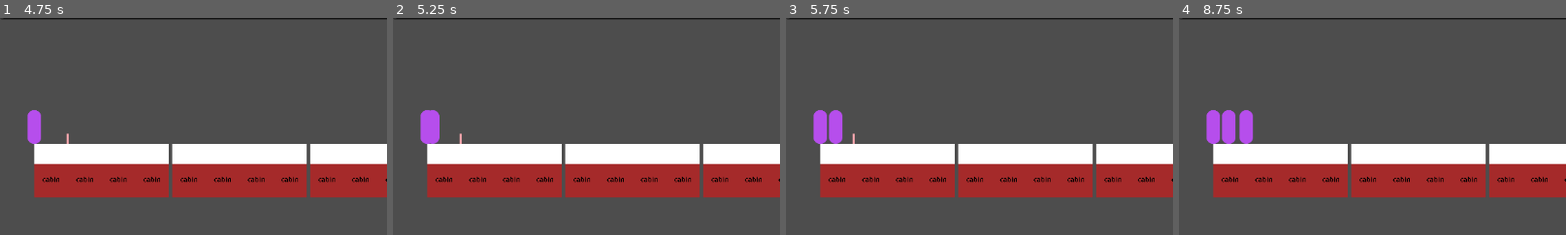
Above: before the commit, frames 1-4 (left to right).
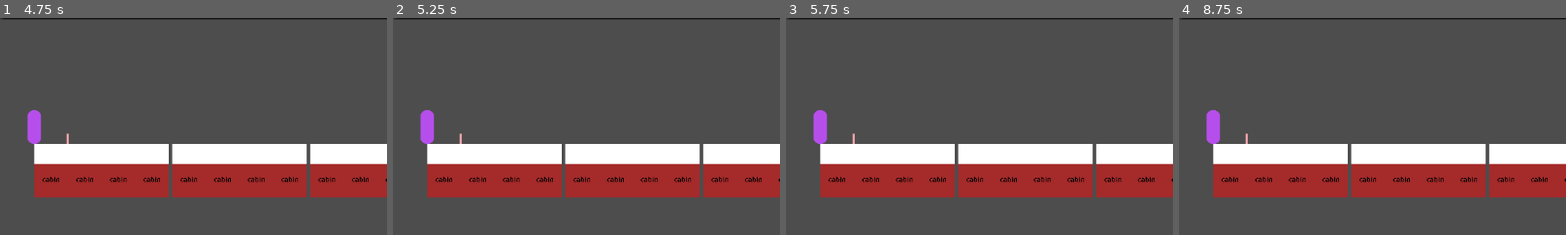
Above: after the commit, the same moments.

Repository: Sphinx111/ed_and_morgs_train_builder
Game: Godot game, scene res://Scenes/traincar.tscn
Two runs of this game, one before a commit and one after it. Both use one fixed random seed, a clock stepped at 60 frames per second and the inputs below.
Inputs (mouse positions are % of the whole screen's width and height, from its top left):
- Up to frame 1 (4.75 s): click (42, 11) at 0.52 s; type "12" at 0.6 s; click "Give Order" at 1.25 s; click "Tick" at 2 s; click "Pass++" at 2.75 s; click "Give Order" at 3.5 s; click "Tick" at 4.25 s
- Up to frame 2 (5.25 s): click "Pass++" at 5 s
- Up to frame 3 (5.75 s): no input
- Up to frame 4 (8.75 s): click "Give Order" at 5.75 s; click "Tick" at 6.5 s; click "Pass++" at 7.25 s; tap Enter at 8 s
The pictures show only the part of the screen within x 0-50%, y 13-63%; the shares and areas given below are measured in that part.

Frame 1 is identical in both runs. In frame 2, 0.2% of the frame differs, in the area x 9-13%, y 42-59%; in frame 3, 0.5%; in frame 4, 1.1%, in the area x 7-20%, y 42-59%.

Commit message:
Passengers should no longer multiply when entering modules

Diff:
--- a/Globals.gd
+++ b/Globals.gd
@@ -13,7 +13,7 @@
 
 # Passenger Variables
 var passenger_consume_threshold : float = 0.6
-var passenger_seeks_threshold : float = 0.8
+var passenger_seeks_threshold : float = 0.65
 var idle_wander_chance : float = 0.3                                            # Chance that passenger picks a random location to move to if they have no targetNeed
 # Commenting out code contributed by junior dev (Izzy)
 #,kml,,,,,,,,,,,,,,,,,,,,,,,,,,,,,,,,,,,,,,,,,,,,,,,,,,,,,,,,,,,,,,,,,,,,,,,,,,,,,,,,,,,,,,,,,,,,,,,,,,,,,,,,,,,,,,,,,,,,,,,,,,,,,,,,,,,,,,,,,,,,,,,,,,,,,,,,,,,,,,,,,,,,,,,,,,,,,,,,,,,,,,,,,,,,,,,,,,,,,
--- a/module.gd
+++ b/module.gd
@@ -65,7 +65,8 @@
 	position.x = sequence * Globals.module_width
 
 func add_customer(newCustomer : Passenger):
-	customers.append(newCustomer)
+	if customers.has(newCustomer) == false:
+		customers.append(newCustomer)
 
 func remove_customer(currentCustomer : Passenger):
 	customers.erase(currentCustomer)
--- a/passenger.gd
+++ b/passenger.gd
@@ -33,7 +33,7 @@
 const maxNeeds = {
 	"thirst" : 1.0,
 	"hunger" : 1.0,
-	"rest" : 1.0
+	"rest" : 2.0
 }
 
 var skills = {
@@ -61,13 +61,13 @@
 	var myLocation = parentTrain.get_trainpos_from_coords(self.position)
 	last_module_pos = parentTrain.get_xpos_from_trainpos(myLocation)
 	current_module = parentTrain.carriages[myLocation[0]].modules[myLocation[1]]
-
-	myLocation[1] = myLocation[1] + 1
-	if myLocation[1] == Globals.modules_per_car:
-		myLocation[0] = myLocation[0] + 1
-		myLocation[1] = 0
-	next_module_pos = parentTrain.get_xpos_from_trainpos(myLocation)
-	print("next module: %f" % next_module_pos)
+	var nextLocation = myLocation
+	nextLocation[1] = nextLocation[1] + 1
+	if nextLocation[1] == Globals.modules_per_car:
+		nextLocation[0] = nextLocation[0] + 1
+		nextLocation[1] = 0
+	next_module_pos = parentTrain.get_xpos_from_trainpos(nextLocation)
+	check_current_module()
 
 
 # If my needs have just changed, check whether the module I am in serves what I need
@@ -102,9 +102,9 @@
 			if maxVal >= maxNeeds[key]:
 				hit_max_need(key)
 	if maxVal > Globals.passenger_seeks_threshold:
-		#if maxNeed != "" and maxNeed != targetNeed:
-		targetNeed = maxNeed
-		check_current_module()
+		if maxNeed != "" and maxNeed != targetNeed:
+			targetNeed = maxNeed
+			check_current_module()
 
 func hit_max_need(needType : String):
 	print("%s %s: Oh no! My %s need hit max, I'm gonna die now" % [firstname, lastname, needType])
